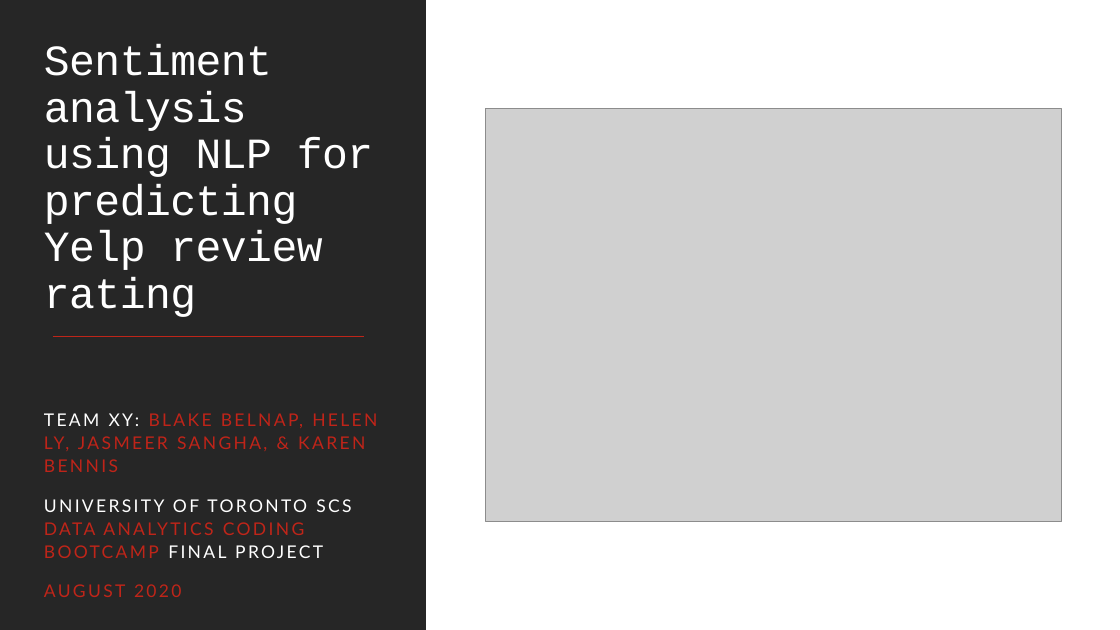
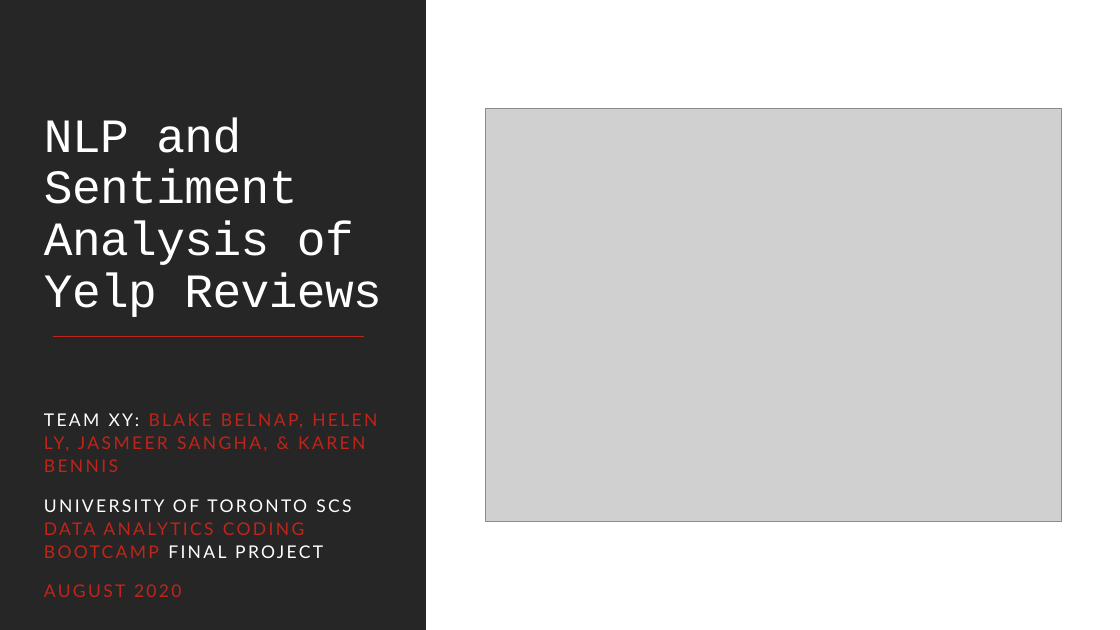
Before and after one commit to karenbennis/Xy, a slide deck: slide 1 of Team Xy Presentation.pptx. Drawn at 1120x630 pixels with LibreOffice and Linux fonts; fonts in the diff are those of the drawing; grey boxes stand for pictures; background and template pictures are left out. Boxes give left, top, right and bottom in pixels: in the first picture for what was removed or moved away, otherwise in the second. Text is boxed around its words. In the diff, an @@ line names an element or a change of style, - is before the commit and + after.

```diff
--- a/Team Xy Presentation.pptx
+++ b/Team Xy Presentation.pptx
@@ title at <box>44,117,381,317</box>: text changed; size 36.9 to 41 pt @@
-Sentiment analysis using NLP for
-predicting Yelp review rating
+NLP and Sentiment Analysis of Yelp Reviews
```
Also in this commit, not shown: 6 other slides changed, 1 other file.
